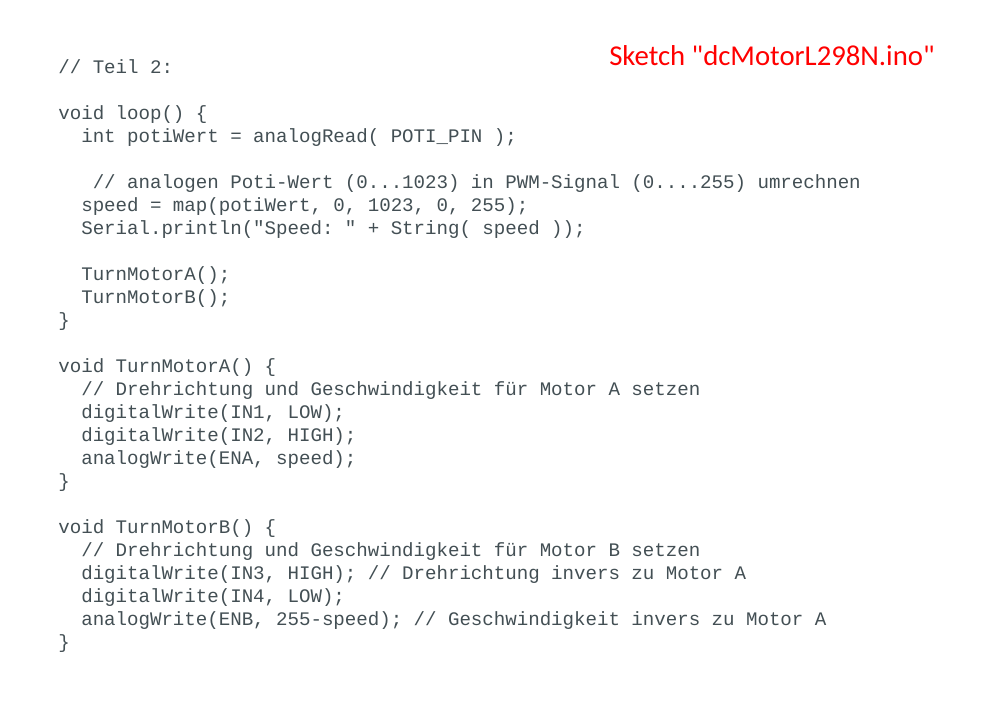
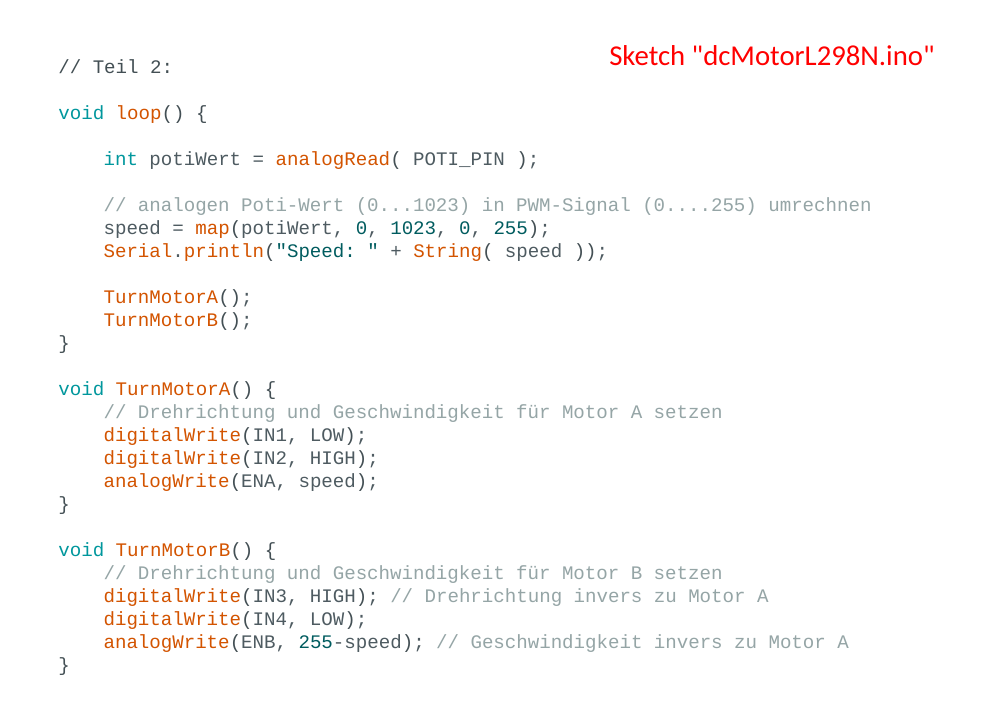
Before and after one commit to markhoff28/ztlArduinoCourse, a slide deck: slide 7 of Advanced/Workshop DC-Motor.odp. Drawn at 1008x713 pixels with LibreOffice and Linux fonts; fonts in the diff are those of the drawing. Boxes give left, top, right and bottom in pixels: in the first picture for what was removed or moved away, otherwise in the second. Text is boxed around its words. In the diff, an @@ line names an element or a change of style, - is before the commit and + after.

```diff
--- a/Advanced/Workshop DC-Motor.odp
+++ b/Advanced/Workshop DC-Motor.odp
@@ text "// Teil 2:" at (58, 60, 871, 652): text colour #434F54 to #00979D in "void", "int", "void", "void"; text colour #434F54 to #D35400 in "loop()", "analogRead(", "map(potiWert,", "Serial.println("Speed: String(" and 10 more places; highlight #FFFFFF to none; text colour #434F54 to #4E5B61 in "potiWert = POTI_PIN );", "speed = map(potiWert, 0, 1023, 0, 255);", "Serial.println("Speed: + speed ));", "TurnMotorA();" and 7 more places; text colour #434F54 to #95A5A6 in "// analogen Poti-Wert (0...1023) in PWM-Signal (0....255) ...", "// Drehrichtung und Geschwindigkeit für Motor A ...", "// Drehrichtung und Geschwindigkeit für Motor B ...", "// Drehrichtung invers zu Motor A" and 1 more places; text colour #434F54 to #005C5F in "0, 1023, 0, 255);", "Serial.println("Speed: "", "255-speed);" @@
```
Also in this commit, not shown: 4 other slides changed, 1 slide added, 1 slide removed, 13 other files.
